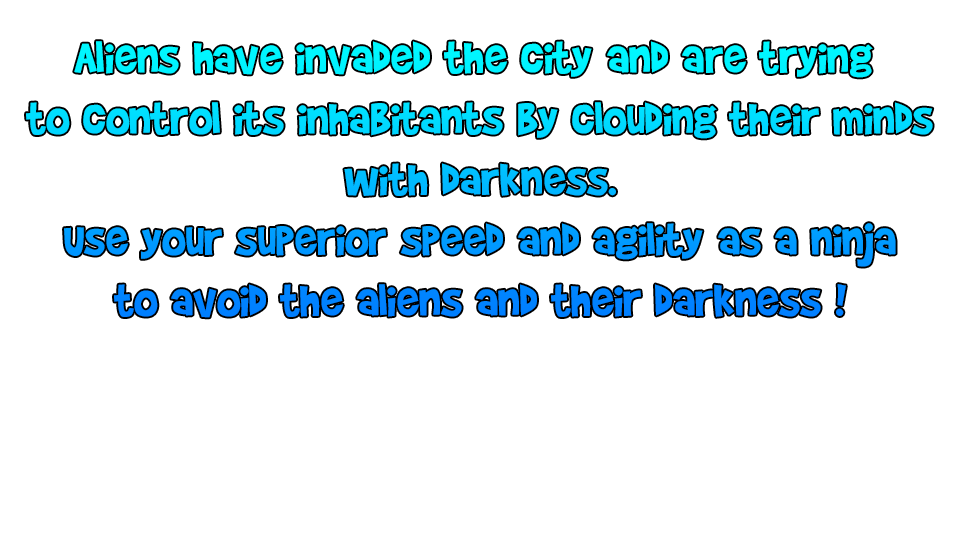
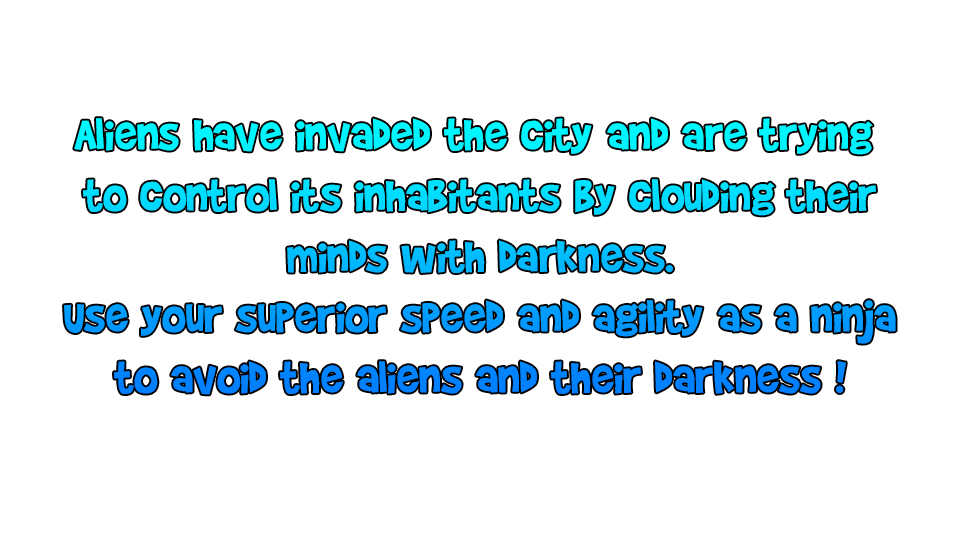
Comparing the layer stacks of the two 960x536 images. Changes:
painted on "Aliens have invaded the city and are trying to control its inh" over (26, 41, 933, 395)
